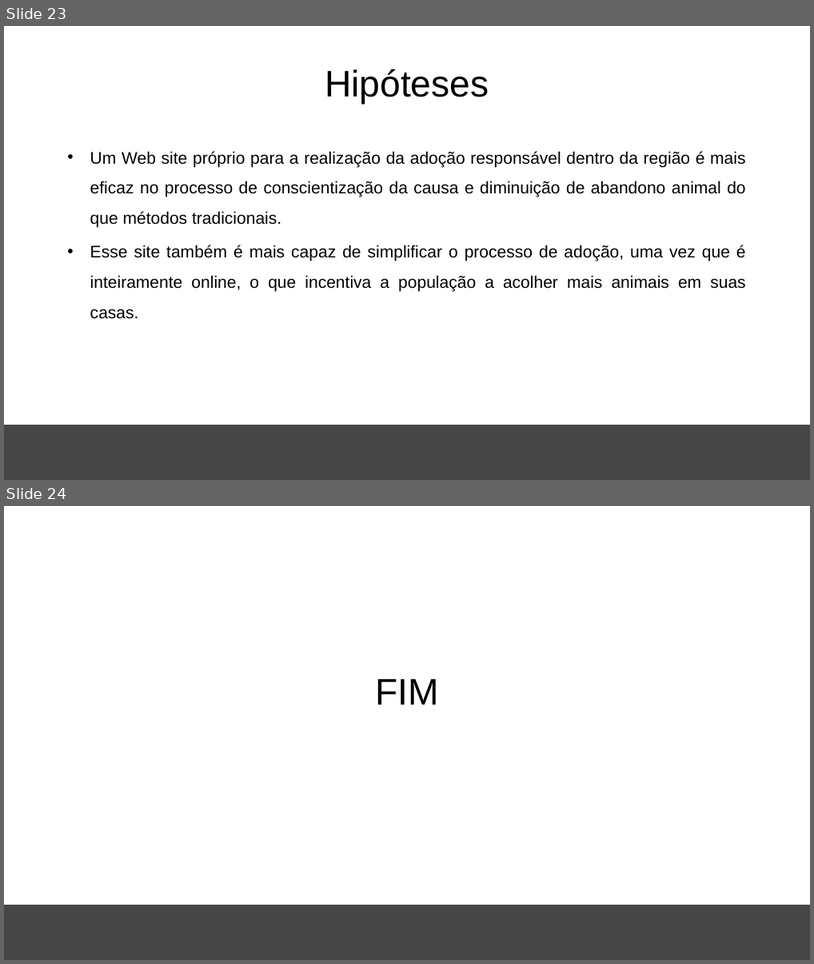
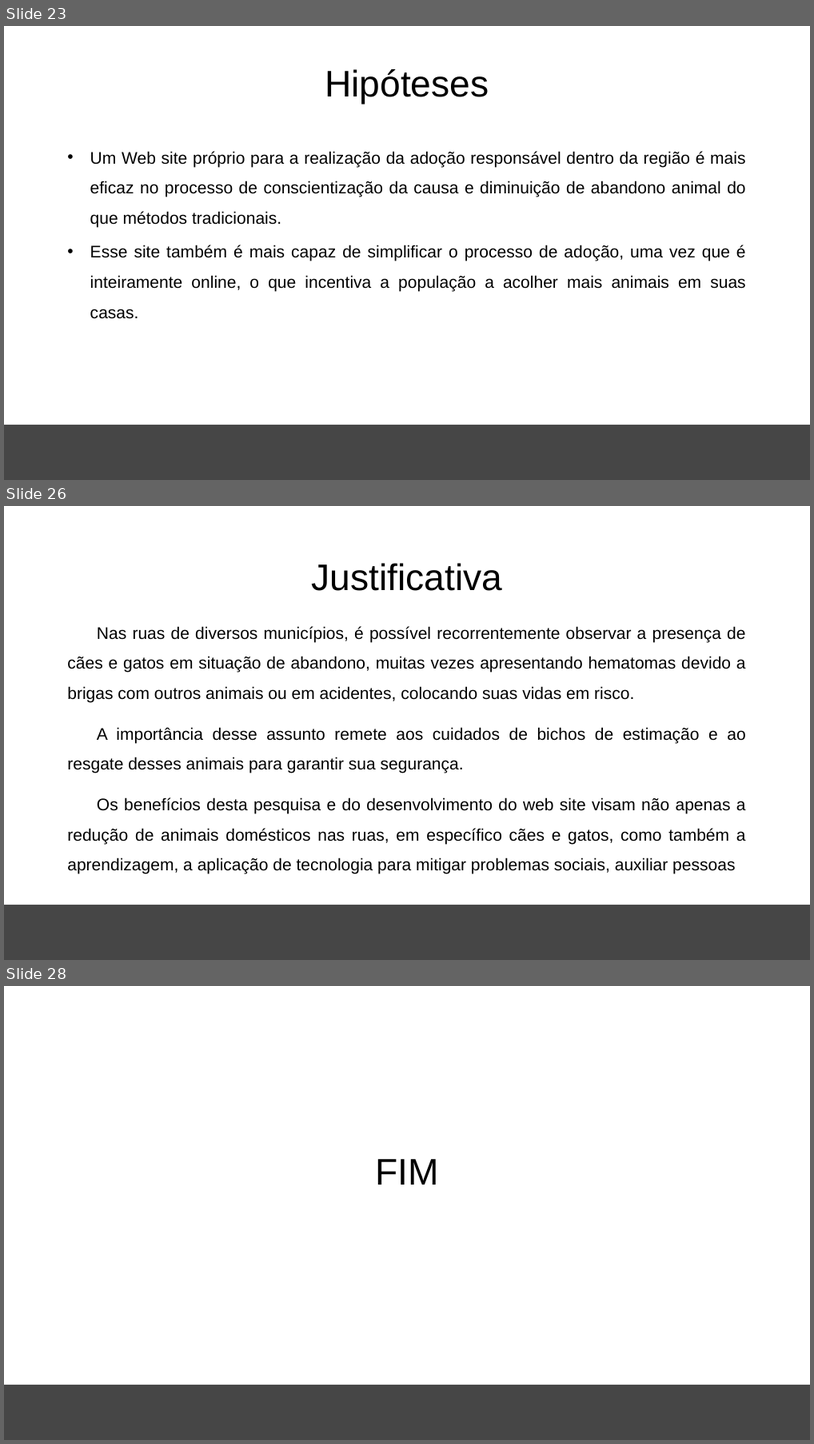
Before and after one commit to Bewwwy/TCC, a slide deck: Arquivos/TCC.pptx. Shown one above the other, each under a label of ours: slides 23 and 24 before the commit, slides 23, 26 and 28 after it; the slides between them are not shown. The pictures are 814x964 and 814x1444 pixels, drawn with LibreOffice and Linux fonts; fonts in the diff are those of the drawing; background and template pictures are left out. Boxes give left, top, right and bottom in pixels: in the first picture for what was removed or moved away, otherwise in the second. Text is boxed around its words. In the diff, an @@ line names an element or a change of style, - is before the commit and + after.

```diff
--- a/Arquivos/TCC.pptx
+++ b/Arquivos/TCC.pptx
@@ slide 26 added at [4,506,810,960], background #FFFFFF; not listed: 1 template element that a slide beside it also shows @@
@@ text added at [311,563,502,591], 44 pt, text #000000 @@
+Justificativa
@@ text added at [67,626,746,874], 20 pt, text #000000 @@
+Nas ruas de diversos municípios, é possível recorrentemente observar a presença de cães e gatos em situação de abandono, muitas vezes apresentando hematomas devido a brigas com outros animais ou em acidentes, colocando suas vidas em risco.
+A importância desse assunto remete aos cuidados de bichos de estimação e ao resgate desses animais para garantir sua segurança.
+Os benefícios desta pesquisa e do desenvolvimento do web site visam não apenas a redução de animais domésticos nas ruas, em específico cães e gatos, como também a aprendizagem, a aplicação de tecnologia para mitigar problemas sociais, auxiliar pessoas
@@ what was slide 24 is now slide 28 @@
```
Also in this commit, not shown: 8 slides changed, 3 other slides added, 25 other files.
